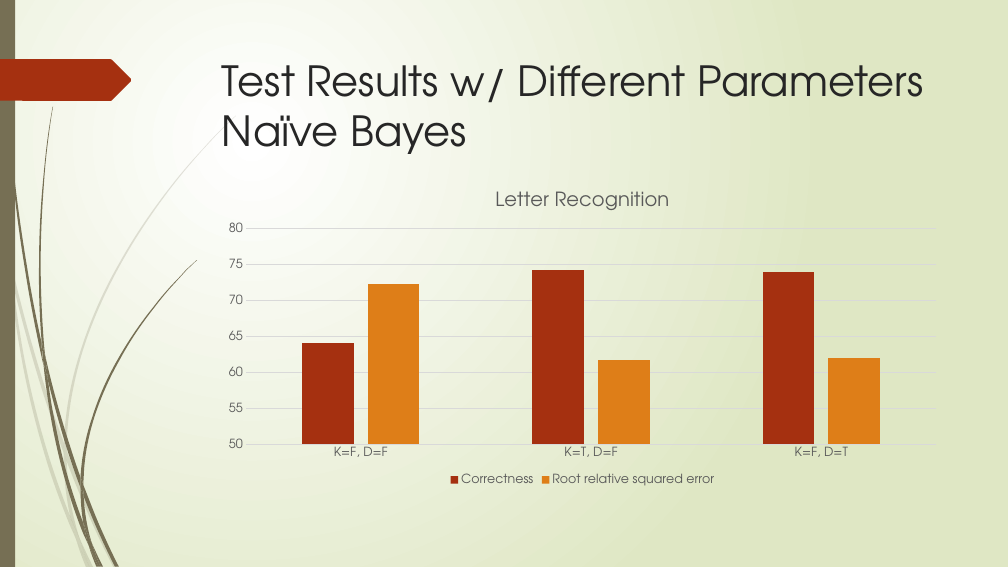
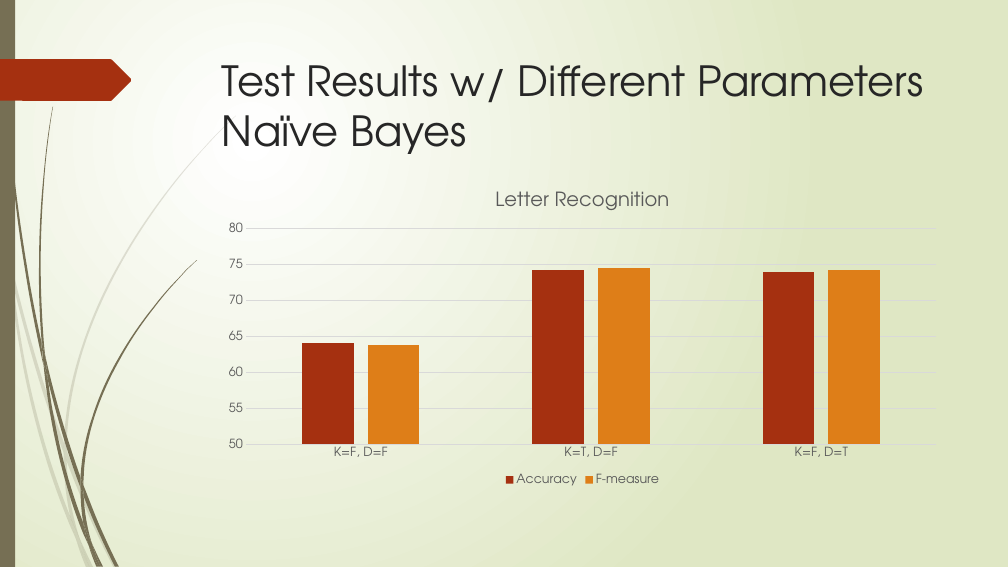
Before and after one commit to XiaokuanOSU/AI2report, a slide deck: slide 16 of PPTGroup10.pptx. Drawn at 1008x567 pixels with LibreOffice and Linux fonts; fonts in the diff are those of the drawing. Boxes give left, top, right and bottom in pixels: in the first picture for what was removed or moved away, otherwise in the second. Text is boxed around its words. In the diff, an @@ line names an element or a change of style, - is before the commit and + after.

```diff
--- a/PPTGroup10.pptx
+++ b/PPTGroup10.pptx
@@ column chart at (214, 176, 951, 488) @@
-Correctness: 64.1, 74.2, 74
+Accuracy: 64.1, 74.2, 74
-Root relative squared error: 72.3, 61.8, 62
+F-measure: 63.8, 74.5, 74.3
```
Also in this commit, not shown: 1 other slide changed, 14 other files.
